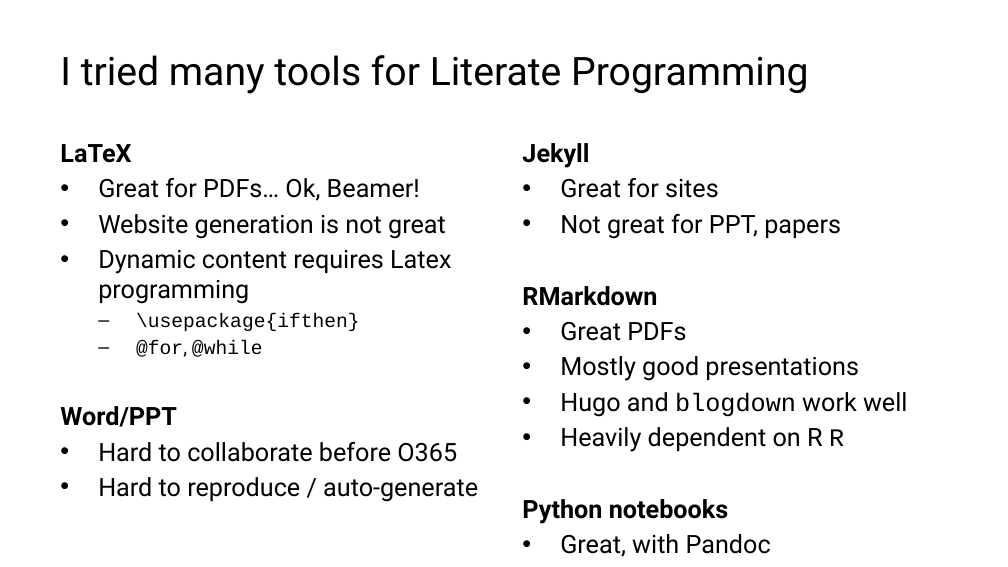
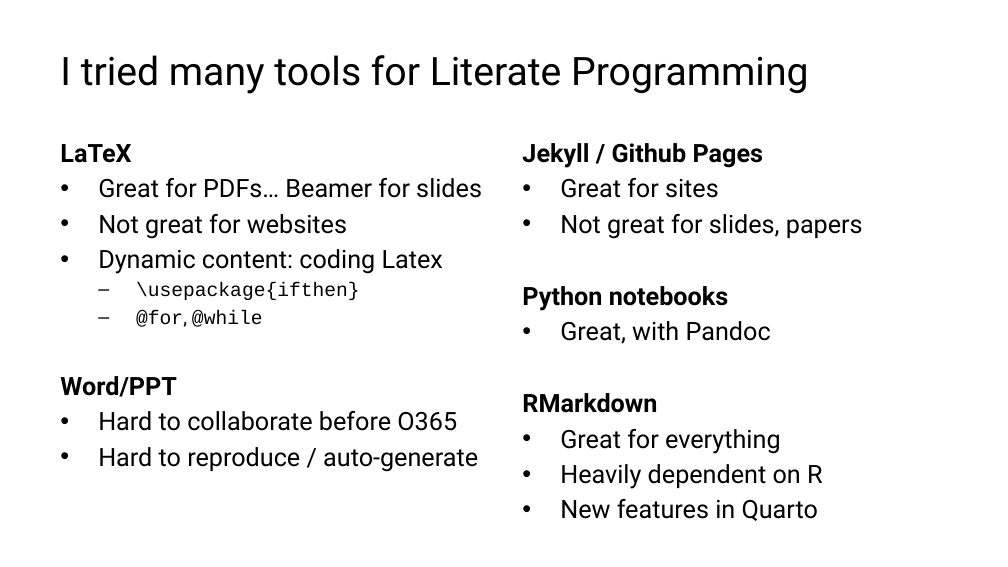
Before and after one commit to lucas-a-meyer/using-quarto, a slide deck: slide 5 of docs/presentation-orig.pptx. Drawn at 1008x567 pixels with LibreOffice and Linux fonts; fonts in the diff are those of the drawing. Boxes give left, top, right and bottom in pixels: in the first picture for what was removed or moved away, otherwise in the second. Text is boxed around its words. In the diff, an @@ line names an element or a change of style, - is before the commit and + after.

```diff
--- a/docs/presentation-orig.pptx
+++ b/docs/presentation-orig.pptx
@@ text at [522, 143, 764, 168]: text changed @@
-Jekyll
+Jekyll / Github Pages
@@ text at [98, 178, 482, 274]: text changed @@
-• Great for PDFs… Ok, Beamer!
-• Website generation is not great
-• Dynamic content requires Latex programming
+• Great for PDFs… Beamer for slides
+• Not great for websites
+• Dynamic content: coding Latex
@@ text at [560, 214, 863, 239]: text changed @@
-• Not great for PPT, papers
-RMarkdown
-• Great PDFs
-• Mostly good presentations
-• Hugo and blogdown work well
-• Heavily dependent on R R
+• Not great for slides, papers
@@ text at [522, 393, 823, 521]: paragraphs added @@
+RMarkdown
+• Great for everything
+• Heavily dependent on R
+• New features in Quarto
```
Also in this commit, not shown: 8 other slides changed, 14 other files.
